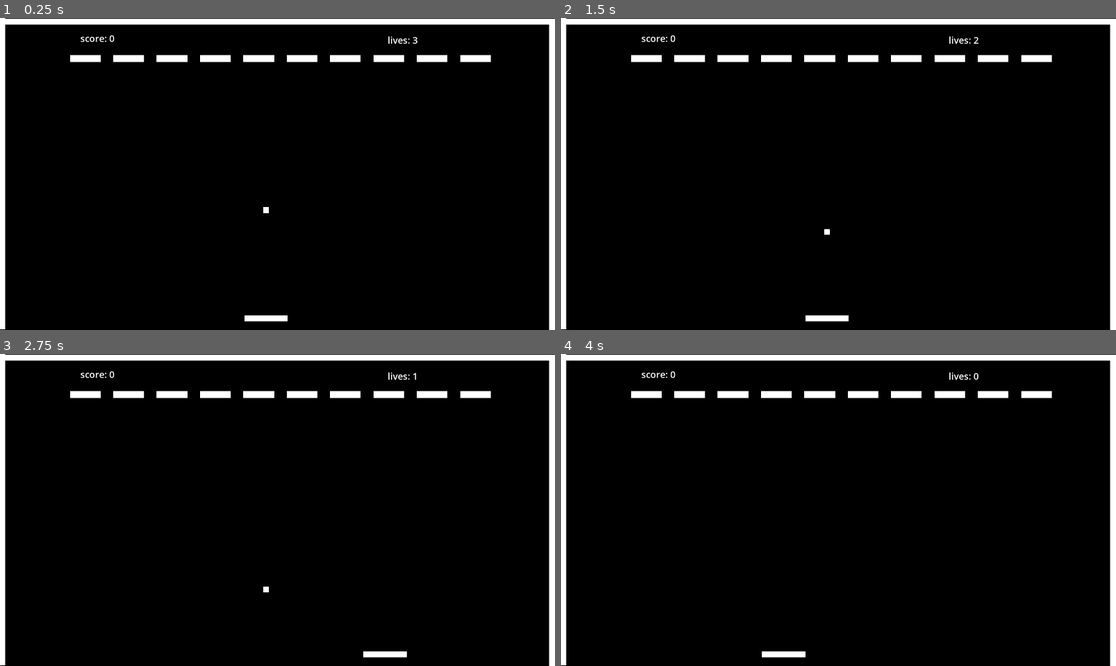
Above: before the commit, frames 1-4 (two rows, left to right).
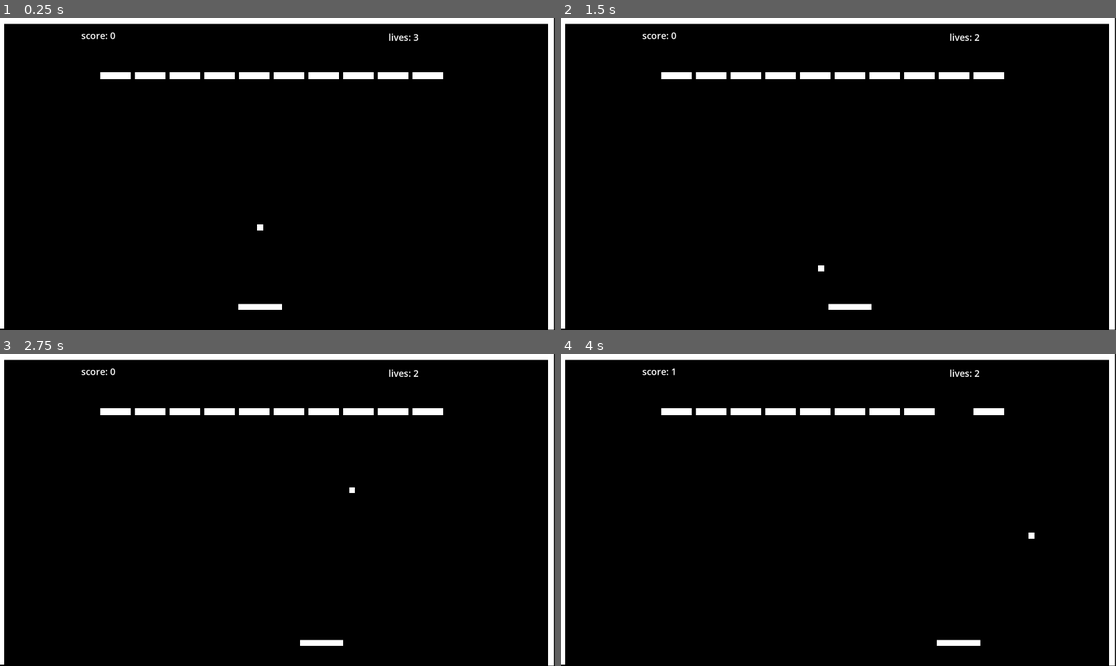
Above: after the commit, the same moments.

Repository: SecretShinobi/20-game-challenge-breakout
Game: Godot game, scene res://game.tscn
The game is run twice, just before and just after one commit, with the same random seed, the same clock (stepped at 60 frames per second) and the same inputs.
Inputs:
- Up to frame 1 (0.25 s): no input
- Up to frame 2 (1.5 s): hold D (player_move_right) 0.53-1.28 s; hold A (player_move_left) from 1.28 s (still down)
- Up to frame 3 (2.75 s): release A (player_move_left) at 2.03 s; hold D (player_move_right) from 2.03 s (still down)
- Up to frame 4 (4 s): tap Enter at 2.75 s; release D (player_move_right) at 3.53 s; hold A (player_move_left) from 3.53 s (still down)

The runs differ from the first frame. In frame 1, 4.6% of the frame differs, in the area x 0-100%, y 0-100%; in frame 2, 4.6%; in frame 3, 4.6%; in frame 4, 4.4%.

Commit message:
update game to godot v4.4
upgrades game engine verseion to godot v4.4 + refactoring

Diff:
--- a/Game/Ball/ball.gd
+++ b/Game/Ball/ball.gd
@@ -10,10 +10,11 @@
 
 # Variables
 var damage: int = 1
+var spawn_point: Vector2 = Vector2(900.0, 600.0)
 
 # Called when the node enters the scene tree for the first time.
 func _ready():
-	set_position(Vector2(0.0, 0.0))
+	set_position(spawn_point)
 	set_velocity(Vector2(0.0, 500.0))
 
 
@@ -33,7 +34,7 @@
 
 # Functions
 func _reset():
-	set_position(Vector2(0.0, 0.0))
+	set_position(spawn_point)
 	set_velocity(Vector2(0.0, 500.0))
 
 
--- a/Game/Paddles/player.gd
+++ b/Game/Paddles/player.gd
@@ -2,11 +2,11 @@
 extends CharacterBody2D
 ## This is the class used to configure the player's parameters
 
-@export var SPEED = 750.0
-
+@export var speed = 750.0
+const SPAWNPOINT = Vector2(900.0, 1000.0)
 
 func _ready():
-	set_position(Vector2(0.0, 500))
+	set_position(SPAWNPOINT)
 
 
 func _physics_process(delta):
@@ -14,9 +14,9 @@
 	# As good practice, you should replace UI actions with custom gameplay actions.
 	var direction = Input.get_axis("player_move_left", "player_move_right")
 	if direction:
-		velocity.x = direction * SPEED
+		velocity.x = direction * speed
 	else:
-		velocity.x = move_toward(velocity.x, 0, SPEED)
+		velocity.x = move_toward(velocity.x, 0, speed)
 
 	move_and_slide()
 
@@ -26,5 +26,5 @@
 
 
 func _reset():
-	set_position(Vector2(0.0, 500))
+	set_position(SPAWNPOINT)
 	set_velocity(Vector2(0.0, 0.0))
--- a/Game/game.gd
+++ b/Game/game.gd
@@ -1,5 +1,5 @@
 class_name BreakoutGame
-extends Node2D
+extends Node
 
 
 # Variables
@@ -9,7 +9,7 @@
 
 @export var brick: PackedScene
 @export var hud: HUD
-@onready var ball = $Ball
+@export var ball: Ball
 
 # Signals
 
@@ -18,7 +18,7 @@
 func _ready():
 	ball.life_lost.connect(_on_life_lost)
 
-	var spawn_point = Vector2(-625.0, -400.0)
+	var spawn_point = Vector2(400.0, 200.0)
 
 	for i in range(0, 10): # Spawn in bricks
 		var brick_instance = brick.instantiate()
@@ -26,7 +26,7 @@
 		add_child(brick_instance)
 		bricks_remaining += 1
 		brick_instance.set_position(spawn_point)
-		spawn_point.x += 150
+		spawn_point.x += 120
 
 
 func _on_scored_points(points: int):
--- a/game.tscn
+++ b/game.tscn
@@ -10,57 +10,61 @@
 [sub_resource type="RectangleShape2D" id="RectangleShape2D_3rajy"]
 size = Vector2(1938, 34)
 
-[node name="Game" type="Node2D" node_paths=PackedStringArray("hud")]
-position = Vector2(920, 540)
+[node name="Game" type="Node" node_paths=PackedStringArray("hud", "ball")]
 script = ExtResource("1_q2y1q")
 brick = ExtResource("2_skx1c")
 hud = NodePath("HUD")
+ball = NodePath("Environment/Ball")
 
 [node name="Environment" type="Node2D" parent="."]
 
-[node name="ColorRect" type="ColorRect" parent="Environment"]
+[node name="PlayArea" type="Node2D" parent="Environment"]
+position = Vector2(916, 537)
+
+[node name="ColorRect" type="ColorRect" parent="Environment/PlayArea"]
 offset_left = -1004.0
 offset_top = -566.0
 offset_right = 1072.0
 offset_bottom = 582.0
 color = Color(0, 0, 0, 1)
 
-[node name="RightBarrier" parent="Environment" instance=ExtResource("1_173ey")]
+[node name="RightBarrier" parent="Environment/PlayArea" instance=ExtResource("1_173ey")]
 position = Vector2(990, 2)
-rotation = -4.71239
+rotation = 1.5708
 scale = Vector2(0.599999, 1)
 
-[node name="LeftBarrier" parent="Environment" instance=ExtResource("1_173ey")]
+[node name="LeftBarrier" parent="Environment/PlayArea" instance=ExtResource("1_173ey")]
 position = Vector2(-912, -2)
 rotation = 1.5708
 scale = Vector2(0.599998, 1)
 
-[node name="TopBarrier" parent="Environment" instance=ExtResource("1_173ey")]
+[node name="TopBarrier" parent="Environment/PlayArea" instance=ExtResource("1_173ey")]
 position = Vector2(38, -527)
 scale = Vector2(1.065, 1)
 
-[node name="KillZone" type="Area2D" parent="Environment"]
+[node name="KillZone" type="Area2D" parent="Environment/PlayArea"]
 position = Vector2(0, 550)
 collision_layer = 16
 collision_mask = 8
 
-[node name="CollisionShape2D" type="CollisionShape2D" parent="Environment/KillZone"]
+[node name="CollisionShape2D" type="CollisionShape2D" parent="Environment/PlayArea/KillZone"]
 position = Vector2(46, 12)
 shape = SubResource("RectangleShape2D_3rajy")
 
-[node name="Ball" parent="." instance=ExtResource("5_snabk")]
+[node name="Ball" parent="Environment" instance=ExtResource("5_snabk")]
+position = Vector2(929, 675)
 collision_mask = 23
 
-[node name="Paddle" parent="." instance=ExtResource("2_wg8dh")]
-position = Vector2(21, 466)
+[node name="Paddle" parent="Environment" instance=ExtResource("2_wg8dh")]
+position = Vector2(925, 987)
 
 [node name="HUD" parent="." node_paths=PackedStringArray("game") instance=ExtResource("6_rplki")]
-offset_left = -920.0
-offset_top = -524.0
-offset_right = -920.0
-offset_bottom = -524.0
+offset_left = 3.0
+offset_top = 6.0
+offset_right = 3.0
+offset_bottom = 6.0
 game = NodePath("..")
 
-[connection signal="body_entered" from="Environment/KillZone" to="Ball" method="_on_kill_zone_body_entered"]
-[connection signal="body_entered" from="Environment/KillZone" to="Paddle" method="_on_kill_zone_body_entered"]
-[connection signal="body_entered" from="Environment/KillZone" to="HUD" method="_on_kill_zone_body_entered"]
+[connection signal="body_entered" from="Environment/PlayArea/KillZone" to="Environment/Ball" method="_on_kill_zone_body_entered"]
+[connection signal="body_entered" from="Environment/PlayArea/KillZone" to="Environment/Paddle" method="_on_kill_zone_body_entered"]
+[connection signal="body_entered" from="Environment/PlayArea/KillZone" to="HUD" method="_on_kill_zone_body_entered"]
Not shown, added: Game/Ball/ball.gd.uid
Not shown, added: Game/Brick/brick.gd.uid
Not shown: 1 places in Game/Brick/brick.tscn that only renumber resources
Not shown: 1 places in Game/HUD/hud.tscn that only renumber resources
Not shown, added: Game/Paddles/player.gd.uid
Not shown, added: Game/game.gd.uid
Not shown: 1 places in game.tscn that only renumber resources
